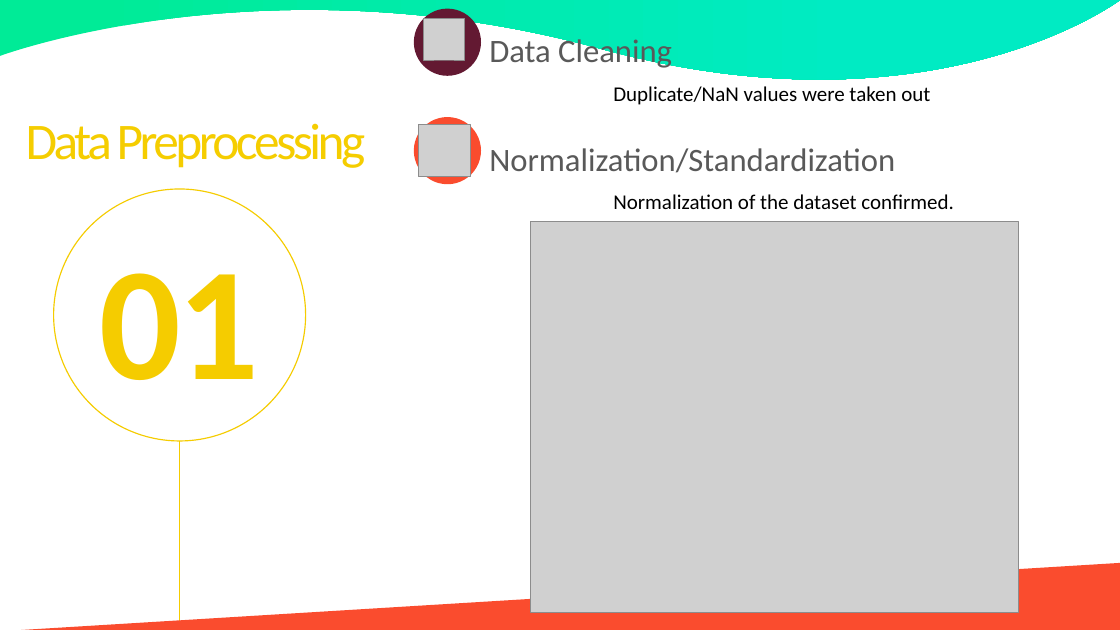
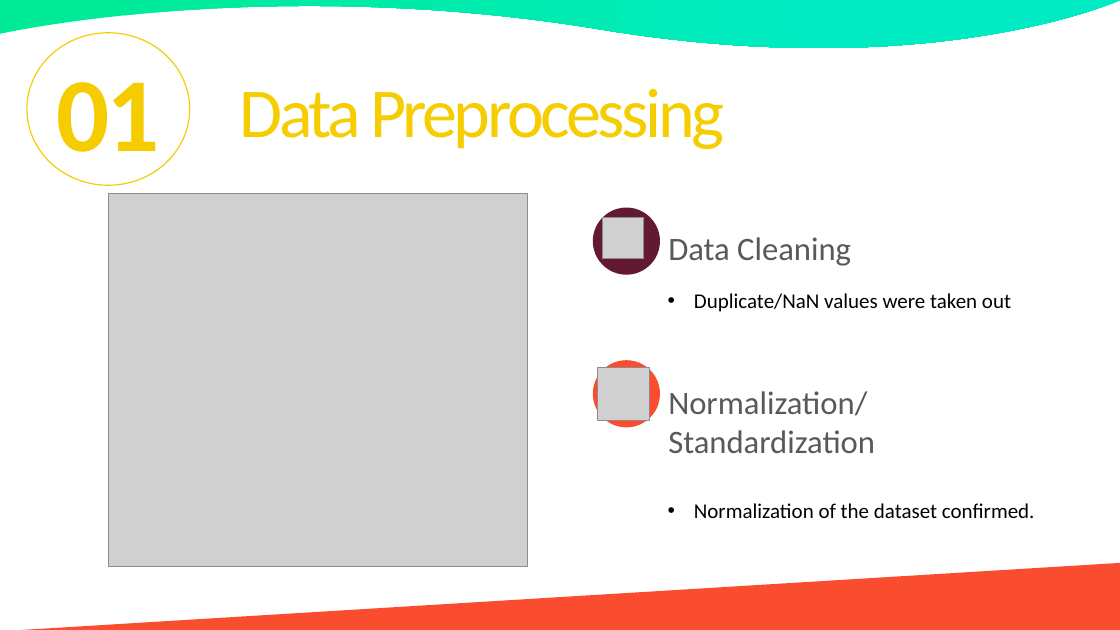
Before and after one commit to fbrowther/Detecting-Fraudulent-Credit-Card-Transactions-Using-Machine-Learning, a slide deck: slide 4 of P4_G4_Presentation - CreditCardTransactions.pptx. Drawn at 1120x630 pixels with LibreOffice and Linux fonts; fonts in the diff are those of the drawing; grey boxes stand for pictures. Boxes give left, top, right and bottom in pixels: in the first picture for what was removed or moved away, otherwise in the second. Text is boxed around its words. In the diff, an @@ line names an element or a change of style, - is before the commit and + after.

```diff
--- a/P4_G4_Presentation - CreditCardTransactions.pptx
+++ b/P4_G4_Presentation - CreditCardTransactions.pptx
@@ freeform shape: place and size @@
-freeform shape at [0, 0, 1120, 80]
+freeform shape at [0, 0, 1120, 48]
@@ ellipse: place and size @@
-ellipse at [54, 189, 306, 441]
+ellipse at [27, 33, 190, 186]
@@ text "01": place and size @@
-text "01" at [100, 273, 260, 416]
+text "01" at [57, 82, 160, 175]
@@ text "01" at [57, 82, 160, 175]: size 138 to 90 pt @@
@@ text "Data Preprocessing": place and size @@
-text "Data Preprocessing" at [26, 123, 366, 168]
+text "Data Preprocessing" at [240, 89, 724, 149]
@@ text "Data Preprocessing" at [240, 89, 724, 149]: size 44 to 60 pt @@
@@ picture: place and size @@
-picture at [530, 222, 1018, 613]
+picture at [108, 193, 528, 566]
@@ 1 picture, 1 text, 1 ellipse: place and size @@
-1 picture, 1 text, 1 ellipse at [414, 8, 672, 76]
+1 picture, 1 text, 1 ellipse at [593, 208, 851, 275]
@@ text "Duplicate/NaN values were taken out": place and size @@
-text "Duplicate/NaN values were taken out" at [613, 86, 930, 105]
+text "Duplicate/NaN values were taken out" at [694, 293, 1011, 312]
@@ text "Duplicate/NaN values were taken out" at [694, 293, 1011, 312]: bullet none to • @@
@@ ellipse: place and size @@
-ellipse at [414, 117, 481, 184]
+ellipse at [593, 360, 660, 428]
@@ picture: place and size @@
-picture at [418, 124, 471, 176]
+picture at [597, 368, 649, 420]
@@ text at [668, 391, 875, 453]: text changed @@
-Normalization/Standardization
+Normalization/
+Standardization
@@ line removed from (180, 441) to (180, 630) @@
@@ text "Normalization of the dataset confirmed." at [694, 503, 1035, 518]: bullet none to • @@
@@ text "Normalization of the dataset confirmed.": place and size @@
-text "Normalization of the dataset confirmed." at [613, 194, 954, 209]
+text "Normalization of the dataset confirmed." at [694, 503, 1035, 518]
```
Also in this commit, not shown: 22 other slides changed, 1 other file.
